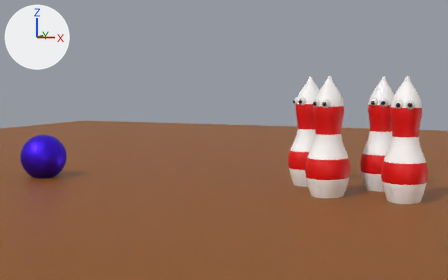
The Blender file Blender/BowlingAnimation.blend as it was, and as the next commit left it.
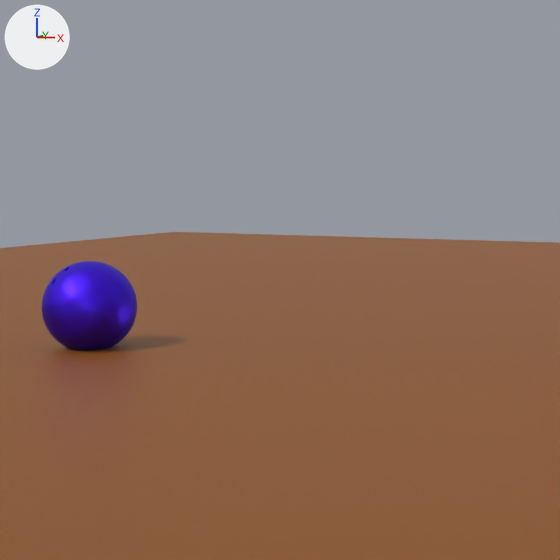
There are two pictures of each version: one whole from a 50 mm lens placed at (5.73, -40.76, 8.42), pointed at (-11.21, 7.87, 3.68), one close up on the part from 0% to 61% of the width and 3% to 100% of the height. Every picture has the same lights, and +X, +Y and +Z are marked at upper left. The older version's two pictures come first.

Objects in the first close-up: 'BowlingBall', 'Plane'.
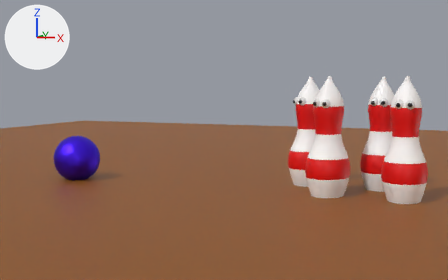
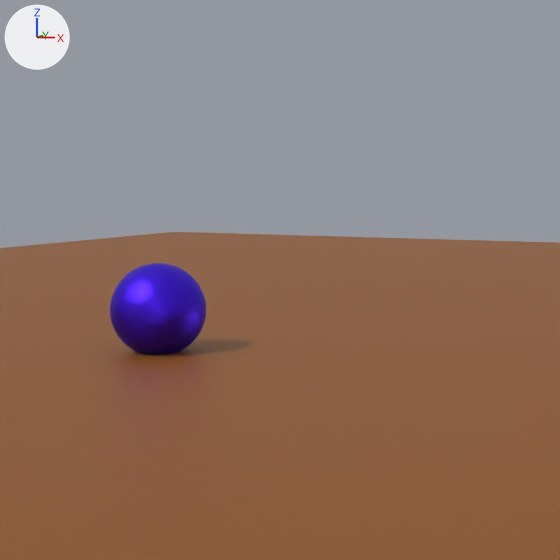
Pixel boxes (x1, y1, x2, y2) of what changed, in the close-ups (560 x 560 px):
'BowlingBall', moved, turned: before (42, 261, 137, 351); after (110, 263, 206, 355)

The change, as a diff of the scene's bpy script:
```diff
--- a/Blender/BowlingAnimation.blend.py
+++ b/Blender/BowlingAnimation.blend.py
@@ ob_bowlingball @@
 ob_bowlingball = bpy.data.objects.new('BowlingBall', me_sphere)
-ob_bowlingball.location = (-27.78, 6.27, 1.79)
-ob_bowlingball.rotation_euler = (-0.706, -2.125, 7.345)  # degrees (-40, -122, 61)
+ob_bowlingball.location = (-24.33, 6.27, 1.79)
+ob_bowlingball.rotation_euler = (0.611, -3.697, 6.855)  # degrees (35, -212, 33)
 _m = ob_bowlingball.modifiers.new('Subdivision', 'SUBSURF')
```
